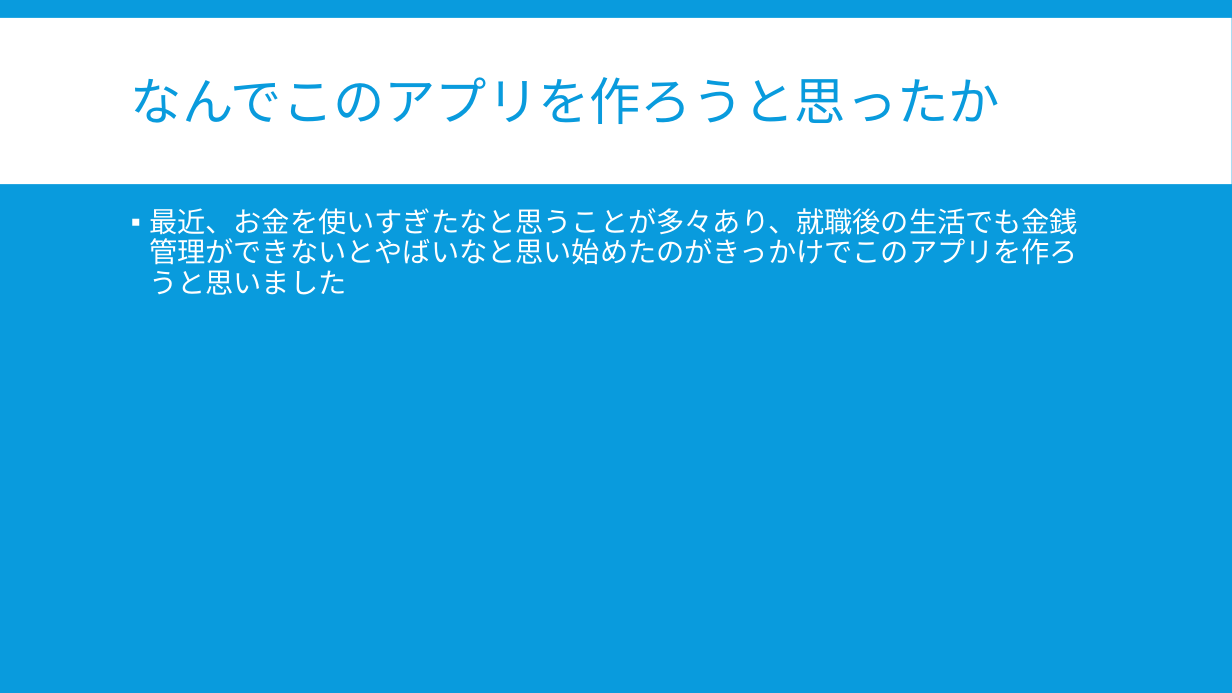
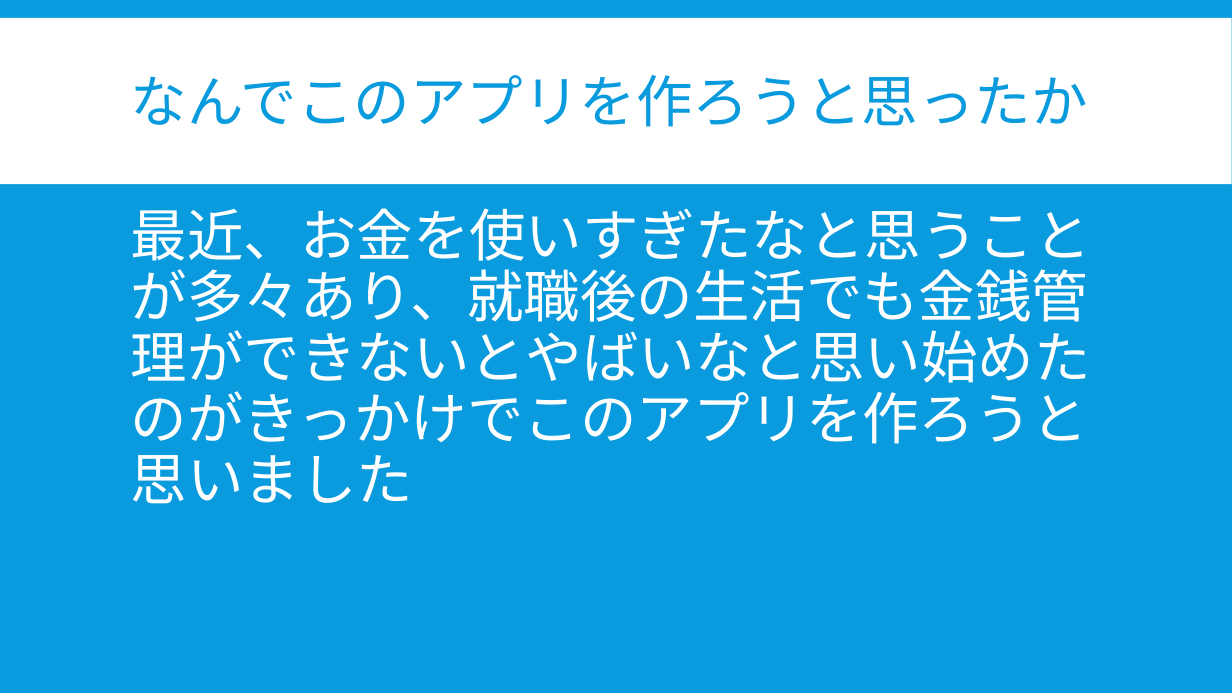
Before and after one commit to hanzawayuki/mobile, a slide deck: slide 3 of 金銭管理アプリ.pptx. Drawn at 1232x693 pixels with LibreOffice and Linux fonts; fonts in the diff are those of the drawing. Boxes give left, top, right and bottom in pixels: in the first picture for what was removed or moved away, otherwise in the second. Text is boxed around its words. In the diff, an @@ line names an element or a change of style, - is before the commit and + after.

```diff
--- a/金銭管理アプリ.pptx
+++ b/金銭管理アプリ.pptx
@@ title "なんでこのアプリを作ろうと思ったか" at (x1=131, y1=75, x2=1088, y2=127): size 40 to 44 pt @@
@@ text "最近、お金を使いすぎたなと思うことが多々あり、就職後の生活でも金銭管理ができないとやばいなと思い始めたのがきっかけでこの ..." at (x1=131, y1=208, x2=1091, y2=504): size 22 to 44 pt; bullet ▪ to none @@
```
Also in this commit, not shown: 3 other slides changed, 3 slides added, 1 slide removed.
